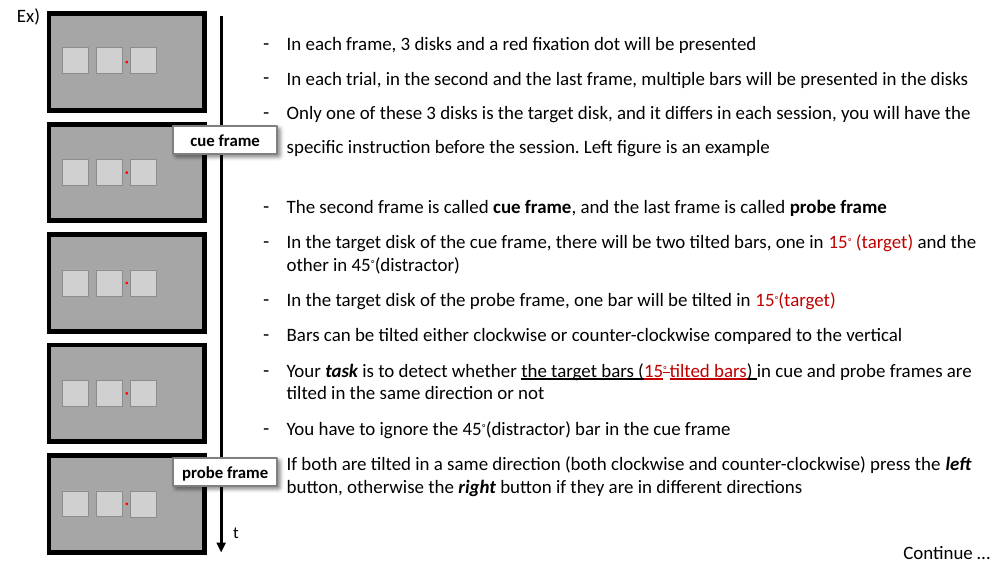
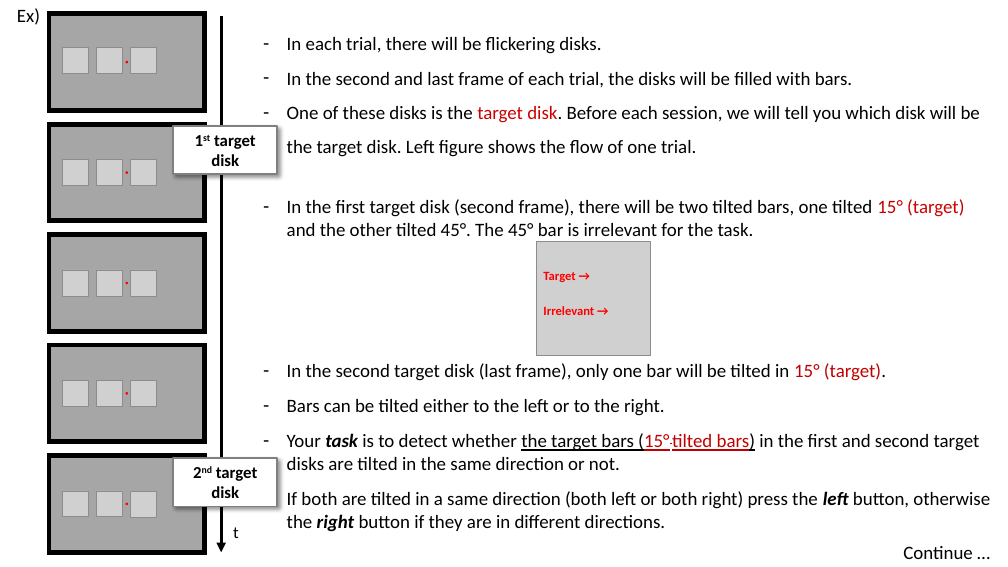
Before and after one commit to Ohyeon5/TPD_priority_map, a slide deck: slide 2 of Instructions/Instruction for observers_0_General.pptx. Drawn at 1008x567 pixels with LibreOffice and Linux fonts; fonts in the diff are those of the drawing; grey boxes stand for pictures. Boxes give left, top, right and bottom in pixels: in the first picture for what was removed or moved away, otherwise in the second. Text is boxed around its words. In the diff, an @@ line names an element or a change of style, - is before the commit and + after.

```diff
--- a/Instructions/Instruction for observers_0_General.pptx
+++ b/Instructions/Instruction for observers_0_General.pptx
@@ text at <box>287,37,980,157</box>: text changed @@
-– In each frame, 3 disks and a red fixation dot will be presented
-– In each trial, in the second and the last frame, multiple bars will be presented in the disks
-– Only one of these 3 disks is the target disk, and it differs in each session, you will have the specific instruction before the session. Left figure is an example
+– In each trial, there will be flickering disks.
+– In the second and last frame of each trial, the disks will be filled with bars.
+– One of these disks is the target disk. Before each session, we will tell you which disk will be the target disk. Left figure shows the flow of one trial.
@@ rectangle "1st target disk": place and size @@
-rectangle "1st target disk" at <box>173,126,278,154</box>
+rectangle "1st target disk" at <box>173,126,278,175</box>
@@ text in rectangle at <box>211,135,256,166</box>: text changed @@
-cue frame
+1st target disk
@@ text at <box>287,199,990,532</box>: text changed @@
-– The second frame is called cue frame, and the last frame is called probe frame
-– In the target disk of the cue frame, there will be two tilted bars, one in 15◦ (target) and the other in 45◦(distractor)
-– In the target disk of the probe frame, one bar will be tilted in 15◦(target)
-– Bars can be tilted either clockwise or counter-clockwise compared to the vertical
-– Your task is to detect whether the target bars (15◦ tilted bars) in cue and probe frames are tilted in the same direction or not
-– You have to ignore the 45◦(distractor) bar in the cue frame
-– If both are tilted in a same direction (both clockwise and counter-clockwise) press the left button, otherwise the right button if they are in different directions
+– In the first target disk (second frame), there will be two tilted bars, one tilted 15° (target) and the other tilted 45°. The 45° bar is irrelevant for the task.
+– In the second target disk (last frame), only one bar will be tilted in 15° (target).
+– Bars can be tilted either to the left or to the right.
+– Your task is to detect whether the target bars (15° tilted bars) in the first and second target disks are tilted in the same direction or not.
+– If both are tilted in a same direction (both left or both right) press the left button, otherwise the right button if they are in different directions.
@@ picture added at <box>536,241,651,356</box> @@
@@ text added at <box>543,272,575,282</box>, 12 pt, text #FF0000, bold @@
+Target →
@@ text added at <box>543,306,594,315</box>, 12 pt, text #FF0000, bold @@
+Irrelevant →
@@ rectangle "2nd target disk": place and size @@
-rectangle "2nd target disk" at <box>173,458,278,486</box>
+rectangle "2nd target disk" at <box>173,458,278,507</box>
@@ text in rectangle at <box>211,467,258,498</box>: text changed @@
-probe frame
+2nd target disk
```
Also in this commit, not shown: 1 other slide changed, 4 other files.
